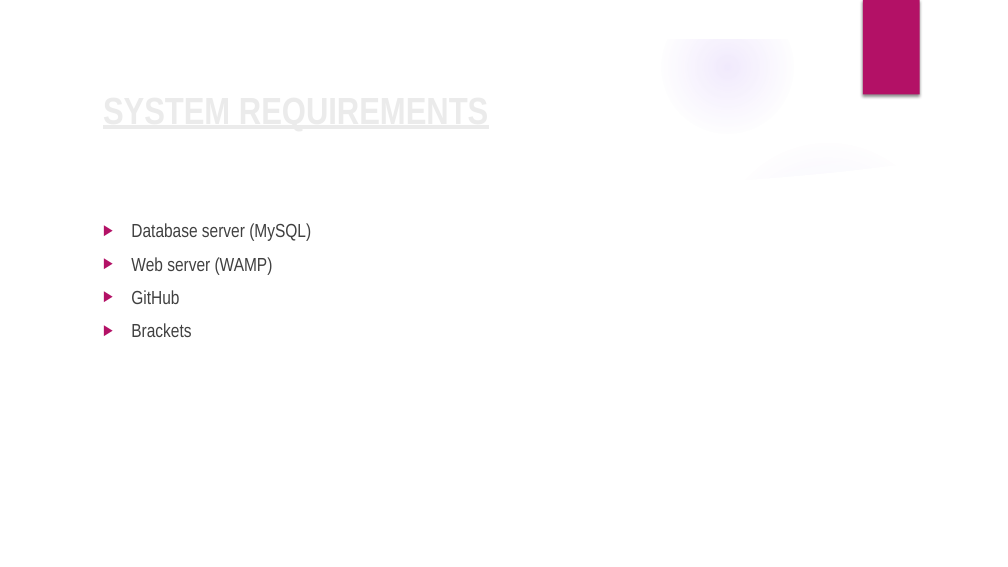
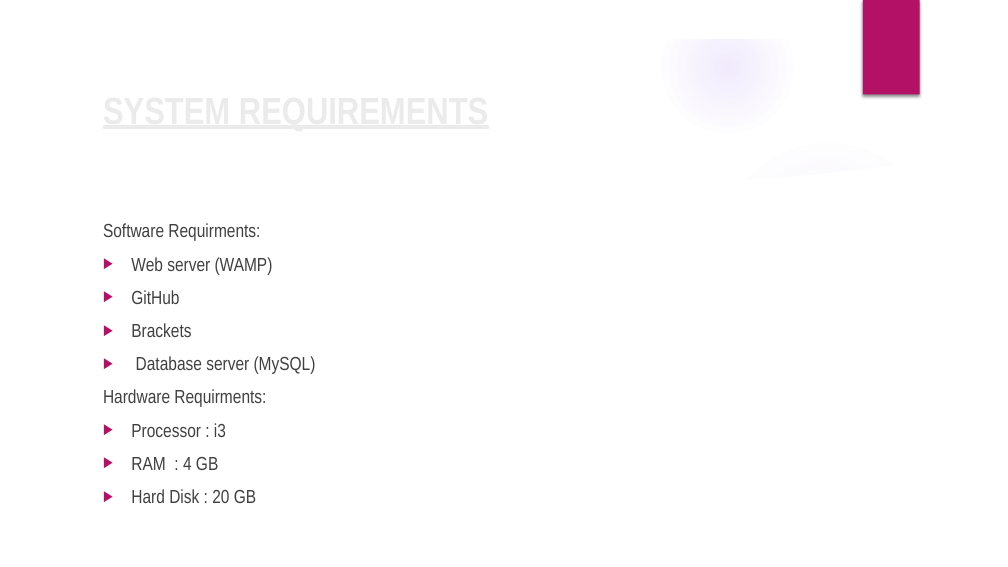
Before and after one commit to goreshankar14/AviationInstrumentManagementSystem, a slide deck: slide 9 of PPT.pptx (slide 7 before the commit). Drawn at 1008x567 pixels with LibreOffice and Linux fonts; fonts in the diff are those of the drawing; background and template pictures are left out. Boxes give left, top, right and bottom in pixels: in the first picture for what was removed or moved away, otherwise in the second. Text is boxed around its words. In the diff, an @@ line names an element or a change of style, - is before the commit and + after.

```diff
--- a/PPT.pptx
+++ b/PPT.pptx
@@ text at bbox=[103, 223, 260, 241]: text changed @@
-▶ Database server (MySQL)
+Software Requirments:
@@ text at bbox=[103, 356, 316, 503]: paragraphs added @@
+▶ Database server (MySQL)
+Hardware Requirments:
+▶ Processor : i3
+▶ RAM : 4 GB
+▶ Hard Disk : 20 GB
```
Also in this commit, not shown: 4 other slides changed, 5 slides added, 1 slide removed.
